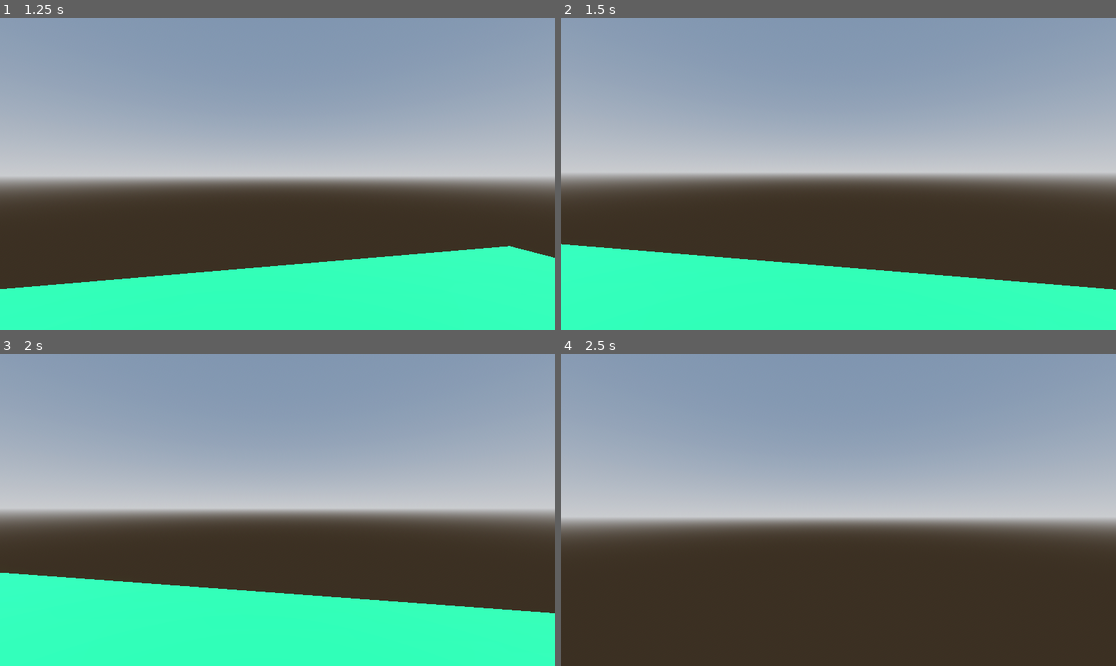
Above: before the commit, frames 1-4 (two rows, left to right).
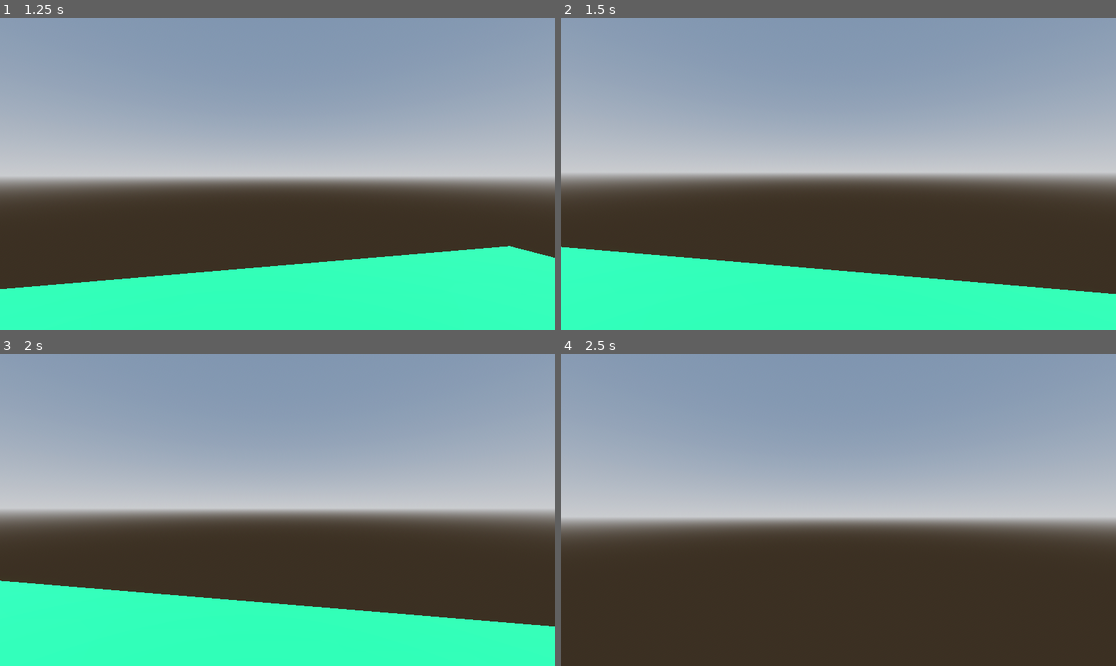
Above: after the commit, the same moments.

Repository: Seb-deru/first-person-controller
Game: Godot game, scene res://scenes/world.tscn
Same seed, same stepped clock (60 frames per second), same inputs: the game is played once before the commit and once after it.
Inputs (mouse positions are in pixels of both pictures, inside the frame that each line leads up to):
- Up to frame 1 (1.25 s): tap Enter at 0.5 s; move the mouse to (305, 174) at 0.52 s; hold W (forward) from 0.53 s (still down); hold Shift (run) from 0.53 s (still down); tap Space (jump) at 0.77 s
- Up to frame 2 (1.5 s): keep holding W (forward); move the mouse to (810, 174) at 1.27 s; release Shift (run) at 1.28 s; tap Shift (run) at 1.35 s
- Up to frame 3 (2 s): keep holding W (forward); tap Space (jump) at 1.52 s
- Up to frame 4 (2.5 s): keep holding W (forward); move the mouse to (849, 503) at 2.02 s; hold Shift (run) from 2.03 s (still down)

Frame 1 is identical in both runs. In frame 2, 1.2% of the frame differs, in the area x 0-100%, y 72-89%; in frame 3, 3.5%, in the area x 0-100%, y 70-88%; in frame 4, nothing differs.

Commit message:
improve direction change while jumping

Diff:
--- a/scripts/player.gd
+++ b/scripts/player.gd
@@ -41,12 +41,16 @@
 	# As good practice, you should replace UI actions with custom gameplay actions.
 	var input_dir := Input.get_vector("left", "right", "forward", "backward")
 	var direction := (head.transform.basis * Vector3(input_dir.x, 0, input_dir.y)).normalized()
-	if direction:
-		velocity.x = direction.x * speed
-		velocity.z = direction.z * speed
+	if is_on_floor():
+		if direction:
+			velocity.x = direction.x * speed
+			velocity.z = direction.z * speed
+		else:
+			velocity.x = 0.0
+			velocity.z = 0.0
 	else:
-		velocity.x = 0.0
-		velocity.z = 0.0
+		velocity.x = lerp(velocity.x, direction.x * speed, delta * 3.0)
+		velocity.z = lerp(velocity.z, direction.z * speed, delta * 3.0)
 
 	t_bob += delta * velocity.length() * float(is_on_floor())
 	camera.transform.origin = _headbob(t_bob)
